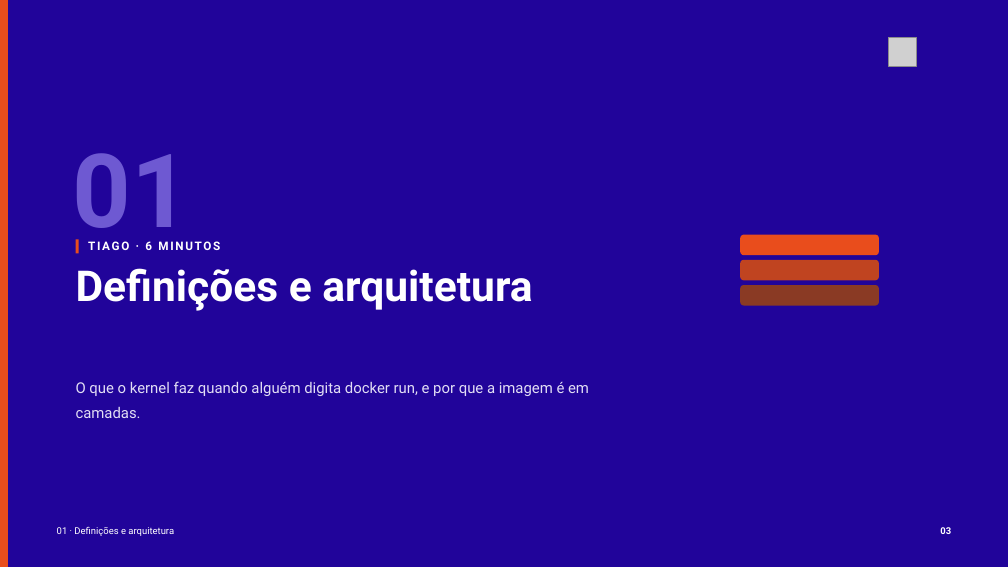
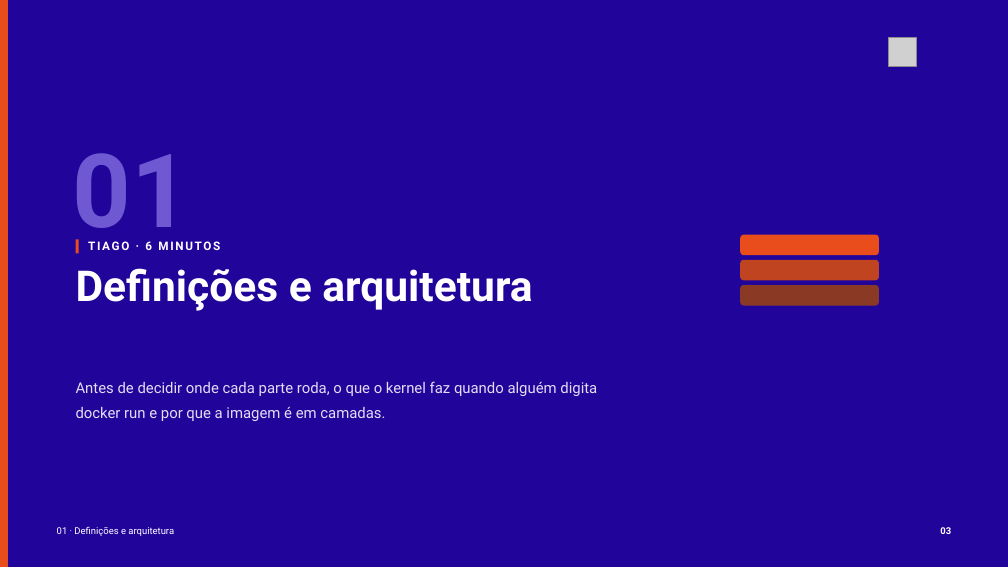
Before and after one commit to tcpassos/invite-app, a slide deck: slide 3 of trabalhos/T1-Docker-Invite-People.pptx. Drawn at 1008x567 pixels with LibreOffice and Linux fonts; fonts in the diff are those of the drawing; grey boxes stand for pictures. Boxes give left, top, right and bottom in pixels: in the first picture for what was removed or moved away, otherwise in the second. Text is boxed around its words. In the diff, an @@ line names an element or a change of style, - is before the commit and + after.

```diff
--- a/trabalhos/T1-Docker-Invite-People.pptx
+++ b/trabalhos/T1-Docker-Invite-People.pptx
@@ text at [76, 381, 597, 421]: text changed @@
-O que o kernel faz quando alguém digita docker run, e por que a imagem é em camadas.
+Antes de decidir onde cada parte roda, o que o kernel faz quando alguém digita docker run e por que a imagem é em camadas.
```
Also in this commit, not shown: 1 other slide changed, 5 other files.
